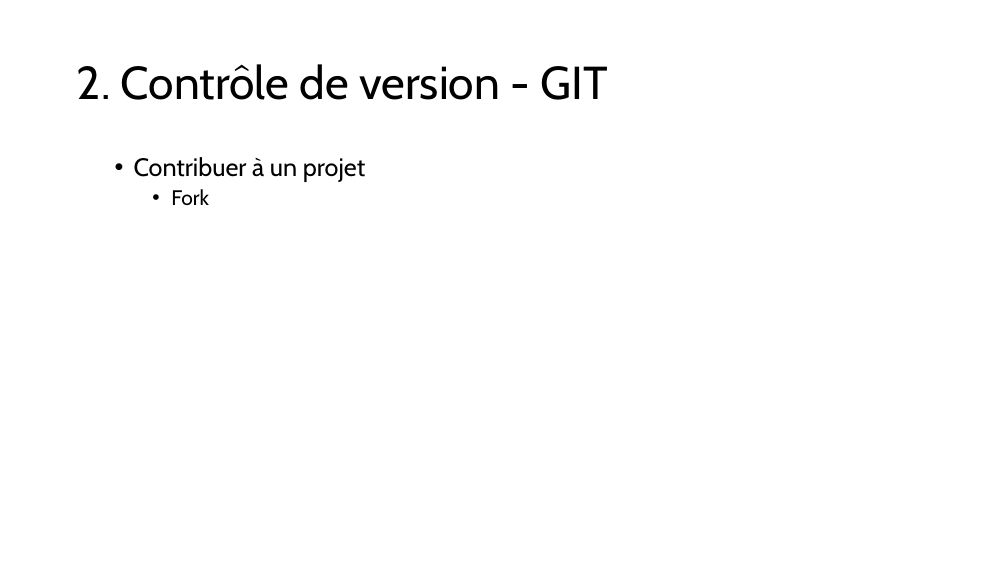
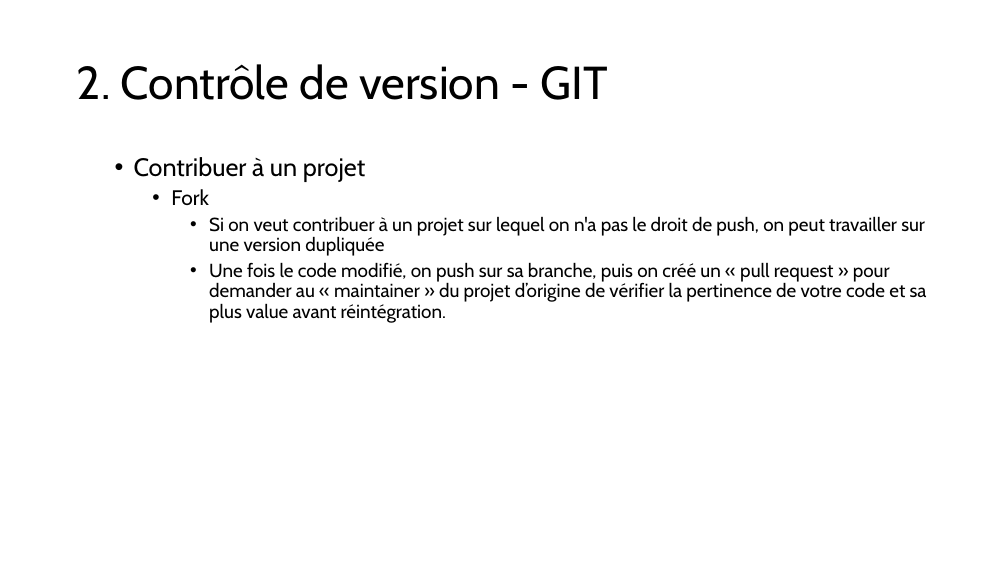
Before and after one commit to LJKhnor/Chapitre-4, a slide deck: slide 47 of Chapitre 4.pptx. Drawn at 1008x567 pixels with LibreOffice and Linux fonts; fonts in the diff are those of the drawing. Boxes give left, top, right and bottom in pixels: in the first picture for what was removed or moved away, otherwise in the second. Text is boxed around its words. In the diff, an @@ line names an element or a change of style, - is before the commit and + after.

```diff
--- a/Chapitre 4.pptx
+++ b/Chapitre 4.pptx
@@ text at <box>209,216,927,323</box>: paragraphs added @@
+      • Si on veut contribuer à un projet sur lequel on n'a pas le droit de push, on peut travailler sur une version dupliquée
+      • Une fois le code modifié, on push sur sa branche, puis on créé un « pull request » pour demander au « maintainer » du projet d’origine de vérifier la pertinence de votre code et sa plus value avant réintégration.
```
Also in this commit, not shown: 1 other slide changed.
